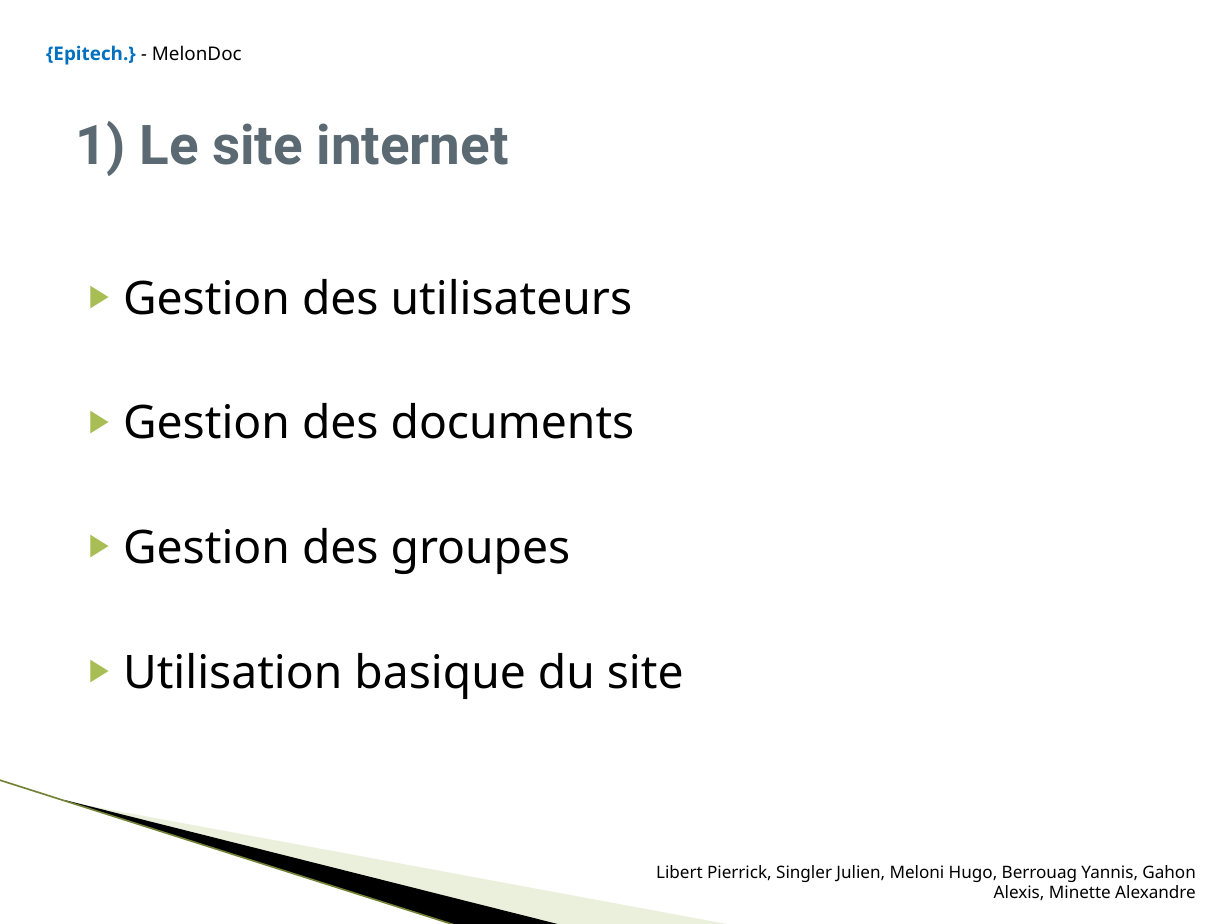
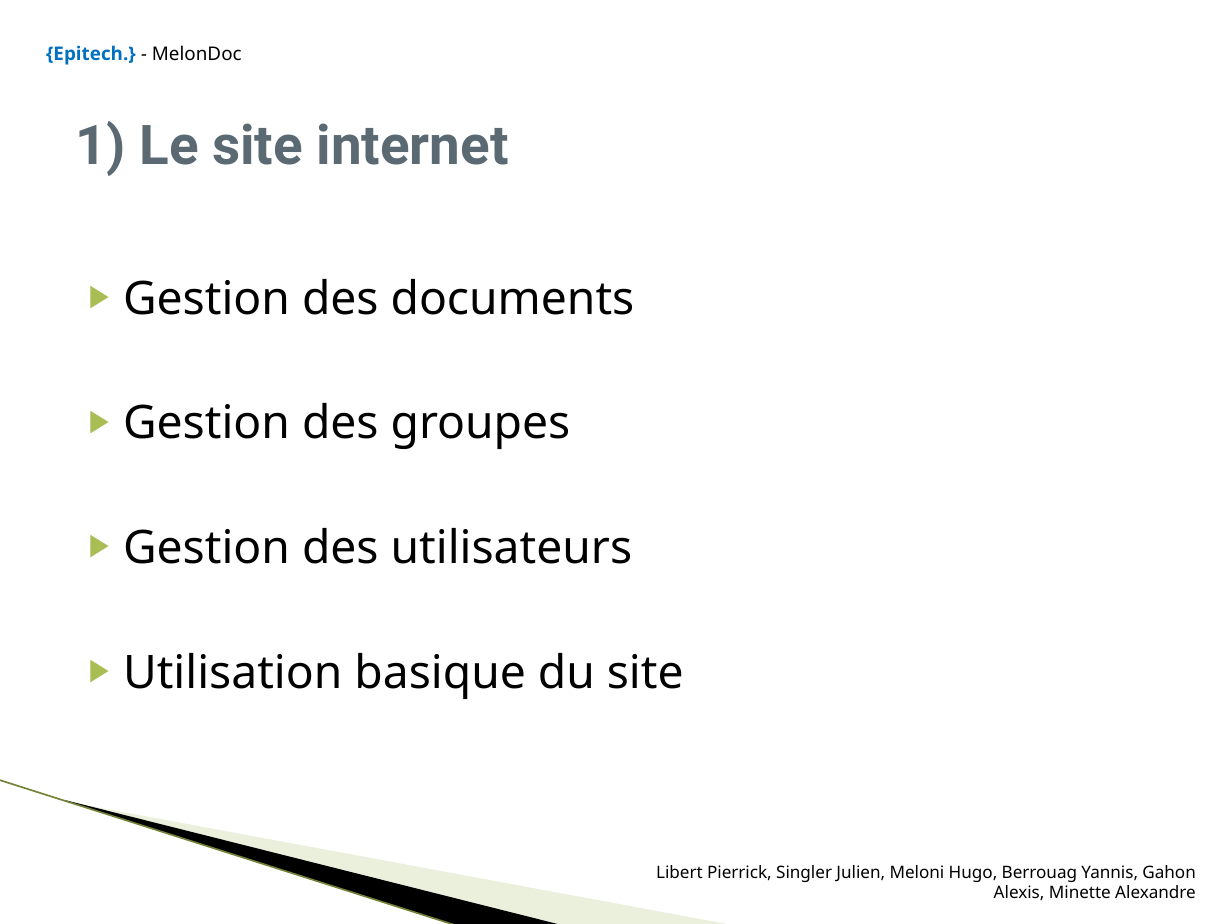
Before and after one commit to alex-min/melondoc, a slide deck: slide 6 of Documentation MelonDoc/Presentation_MelonDoc.pptx. Drawn at 1232x924 pixels with LibreOffice and Linux fonts; fonts in the diff are those of the drawing; background and template pictures are left out. Boxes give left, top, right and bottom in pixels: in the first picture for what was removed or moved away, otherwise in the second. Text is boxed around its words. In the diff, an @@ line names an element or a change of style, - is before the commit and + after.

```diff
--- a/Documentation MelonDoc/Presentation_MelonDoc.pptx
+++ b/Documentation MelonDoc/Presentation_MelonDoc.pptx
@@ text at [123,279,633,315]: paragraph removed @@
-▶ Gestion des utilisateurs
@@ text at [123,528,633,564]: paragraph added @@
+▶ Gestion des utilisateurs
```
Also in this commit, not shown: 5 other slides changed.
